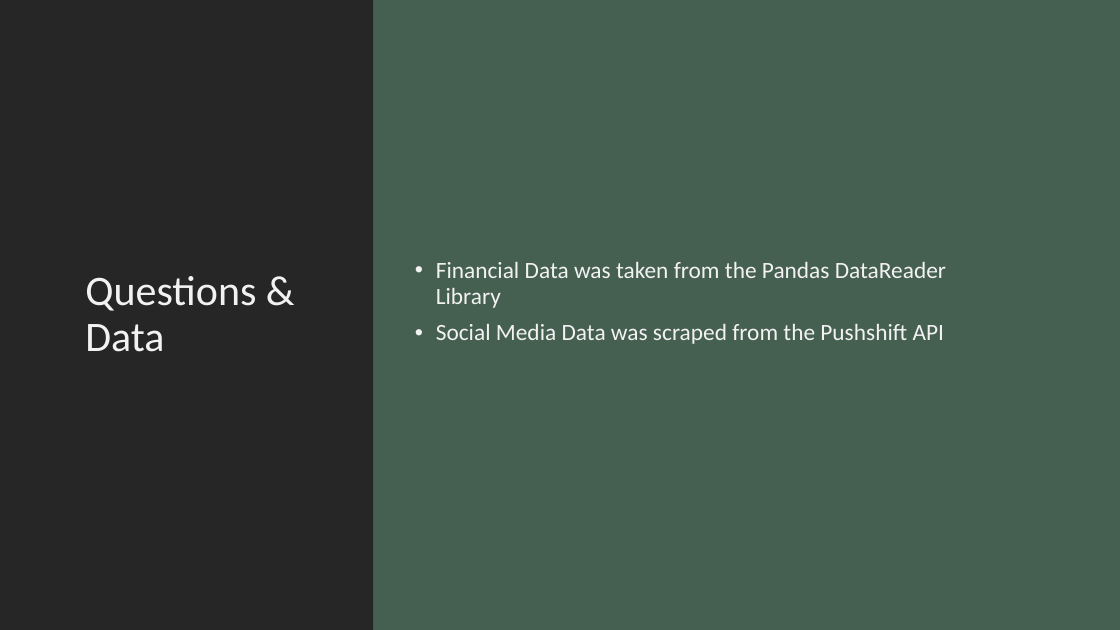
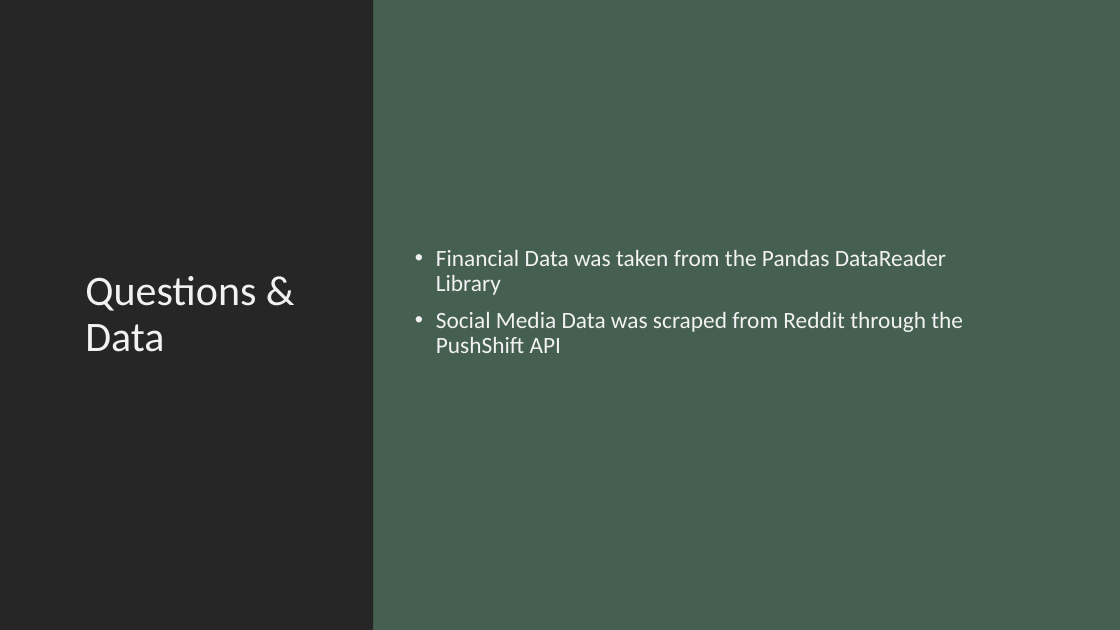
Before and after one commit to ashleighdevito/Cryptocurrency, a slide deck: slide 3 of Presentation/1_cryptocurrency_presentation.pptx. Drawn at 1120x630 pixels with LibreOffice and Linux fonts; fonts in the diff are those of the drawing. Boxes give left, top, right and bottom in pixels: in the first picture for what was removed or moved away, otherwise in the second. Text is boxed around its words. In the diff, an @@ line names an element or a change of style, - is before the commit and + after.

```diff
--- a/Presentation/1_cryptocurrency_presentation.pptx
+++ b/Presentation/1_cryptocurrency_presentation.pptx
@@ text at [436,312,963,353]: text changed @@
-• Social Media Data was scraped from the Pushshift API
+• Social Media Data was scraped from Reddit through the PushShift API
```
Also in this commit, not shown: 35 other files.
